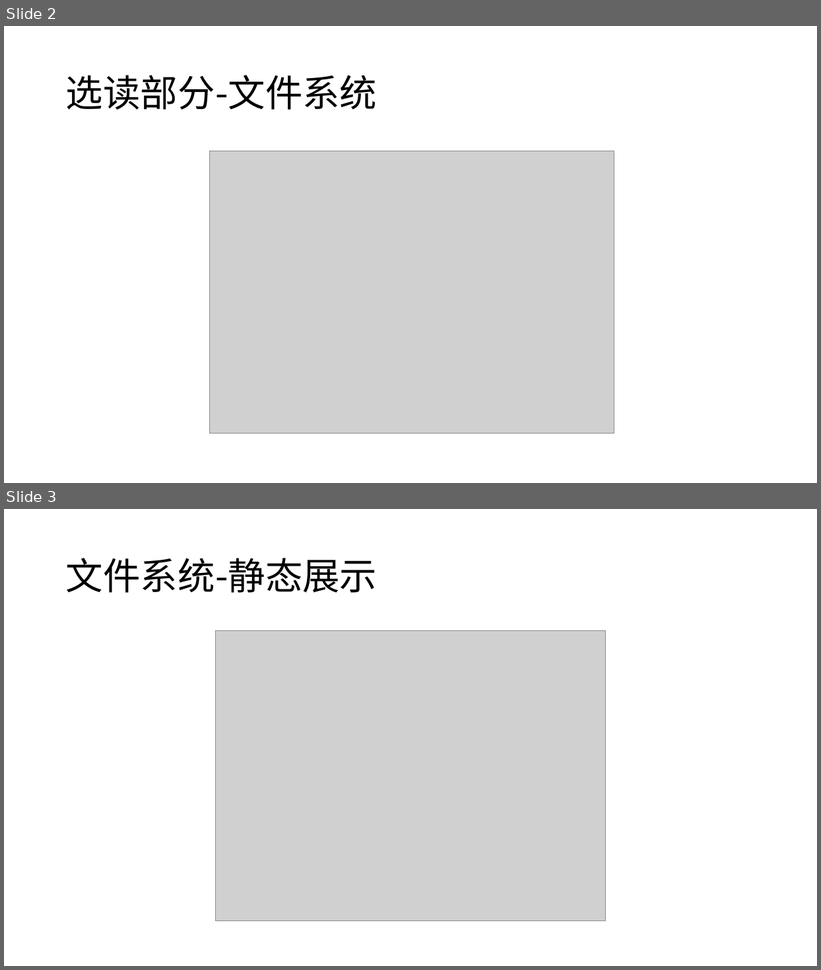
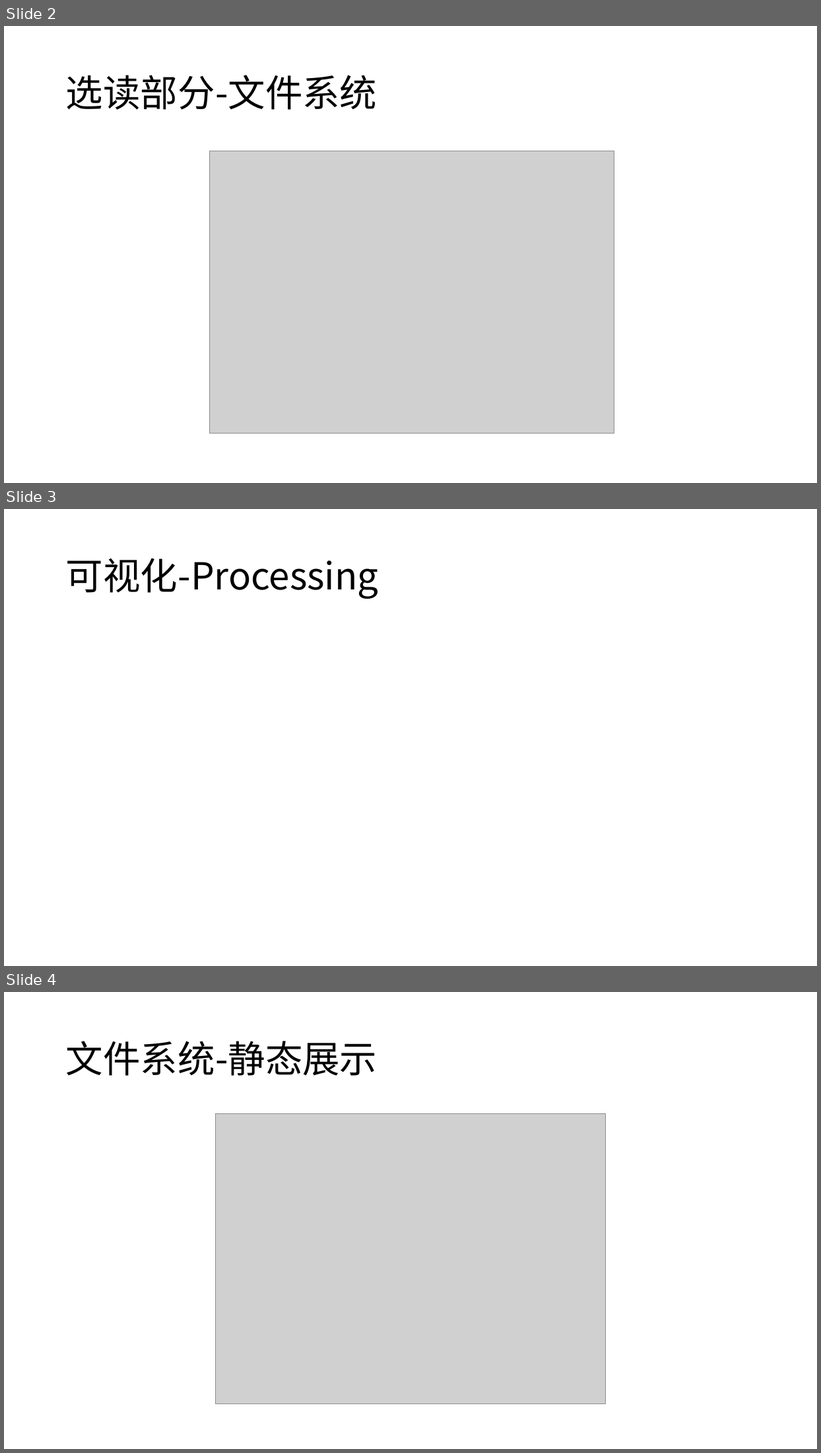
Before and after one commit to MrDuGitHub/OS, a slide deck: presentation/Linux0.11(四).pptx. Shown one above the other, each under a label of ours: slides 2 and 3 before the commit, slides 2, 3 and 4 after it. The pictures are 821x970 and 821x1453 pixels, drawn with LibreOffice and Linux fonts; fonts in the diff are those of the drawing; grey boxes stand for pictures. Boxes give left, top, right and bottom in pixels: in the first picture for what was removed or moved away, otherwise in the second. Text is boxed around its words. In the diff, an @@ line names an element or a change of style, - is before the commit and + after.

```diff
--- a/presentation/Linux0.11(四).pptx
+++ b/presentation/Linux0.11(四).pptx
@@ slide 3 added at (x1=4, y1=509, x2=817, y2=966), background #FFFFFF @@
@@ title added at (x1=66, y1=558, x2=379, y2=599), 44 pt, text #000000 @@
+可视化-Processing
@@ what was slide 3 is now slide 4 @@
```
Also in this commit, not shown: 1 other file.
